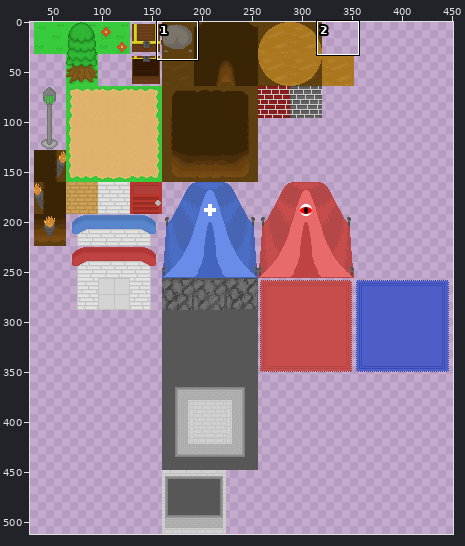
Sprite sheet -- ProjectCrusade/Content/Textures/Tiles.png. Above, an overview of the earlier version with the close-up marked.
Close-up. Before the commit:
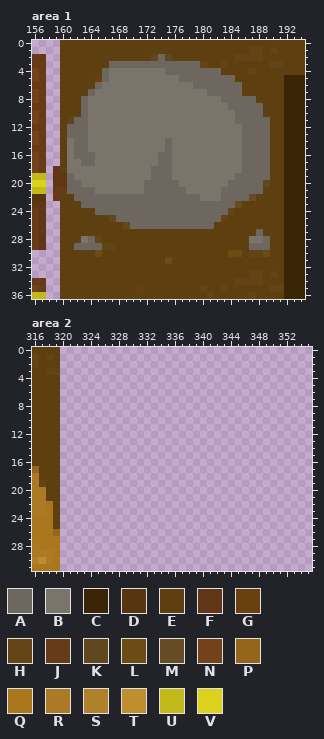
The file is 512x512 pixels. Colours within 5 levels of each other are drawn and written as one. Shown: area 1: x 156..194, y 0..36; area 2: x 316..355, y 0..31. The wide view leaves out empty margins. The commit also changed other parts of the picture, which this record leaves out.
Palette (. is transparent): A #6d675f  B #7b746a  C #392506  D #57360f  E #5e3f10  F #603616  G #6a400e  H #624417  J #683b18  K #61471f  L #6d4b15  M #674b22  N #74421a  P #95661a  Q #aa761e  R #ac7a24  S #b0802b  T #be8e2f  U #c2ba1a  V #dbd21d
Pixels before, area 1, first column x 156:
 0 ....EEEEEEEEEEEEEEEEEEEEEEEEEEEEEEEEEEE
 1 ....EEEEEEEEEEEEEEEEEEEEEEEEEEEHHEHEEEE
 2 JJ..EEEEEEEEEEEEEKAKEEEEEEEEEHHHHEEEEEE
 3 JJ..EEEEEEEAAAAAAAAAAAAAHEEHEEEEEEHHEEE
 4 NJ..EEEEEEABBBBBBBBAAAAAAAAEEEEHEEEEEEE
 5 NJ..EEEEEGABBBBBBBBBBAAAAAAAAEEEEEEECCC
 6 JJ..EEEEEABBBBBBBBBBBBBAAAAAAAEEEEEECCC
 7 NJ..EEEEABBBBBBBBBBBBBBBBAAAAAEEEEEECCC
 8 NJ..EEEABBBBBBBBBBBBBBBBBBBAAAAAEEEECCC
 9 JJ..EEEABBBBBBBBBBBBBBBBBBBBAAAAAEEECCC
10 NJ..EEEABBBBBBBBBBBBBBBBBBBBBAAAAEEECCC
11 NJ..EHAABBBBBBBBBBBBBBBBBBBBBAAAAAEECCC
12 JJ..EAAABBBBBBBBBBBBBBBBBBBBBBAAAAEECCC
13 NJ..EAAABBBBBBBBBBBBBBBBBBBBBBAAAAEECCC
14 NJ..EBAABBBBBBBBBBBABBBBBBBBBBAAAAEECCC
15 JJ..EBAABBBBBBBBBBBABBBBBBBBBBAAAAEECCC
16 NJ..EBAAABBBBBBBBBAABBBBBBBBBBAAAAEECCC
17 NJ..EBBAABBBBBBBBBAABBBBBBBBBBAAAAEECCC
18 NJ.FEBBBBBBBBBBBBAAABBBBBBBBBBAAAAEECCC
19 UU.FFABBBBBBBBBBBAAABBBBBBBBBAAAAAEECCC
20 VV.FFAABBBBBBBBBAAAAABBBBBBBAAAAAKEECCC
21 UU.JEAAAABBBBBBBAAAAAABBBBBAAAAAAEEECCC
22 DD.JEEAAAAAAAAAAAAAAAAAABBBAAAAMEEEECCC
23 FF..EEEAAAAAAAAAAAAAAAAAAAAAAMEEEEEECCC
24 JF..EEEEEAAAAAAAAAAAAAAAAAAAHEEEEEEECCC
25 JF..EEEEEEEKAAAAAAAAAAAAAAAGEEEEEEEECCC
26 JF..EEEEEEEEEKAAAAAAAAAAAAEEEEEEEEEECCC
27 JF..EEEEEEEEEEEEEEEEEEEEEEEEEEEEAEEECCC
28 JF..EEEBAHEEEEEEEEEEEEEEEEEEEEEBBAEECCC
29 JF..EEAAAAHHEEEEEEEEEEEEEEEEEEEAAAEECCC
30 ....EEEEELEEEEEEEEEEEEEEEEEELLEHHLEECCC
31 ....EEEEEEEEEEEEEEELEEEEEEEEEEEEEEEECCC
32 ....EEEEEEEEEEEEEEEEEEEEEEEEEEEEEEEECCC
33 ....EEEEEEEEEEEEEEEEEEEEEEEEEEEHHEHECCC
34 JJ..EEEEEEEEEEEEEEEEEEEEEEEEEHHHHEEECCC
35 NJ..EEEEEEEEEEEGEEEEEEEEHEEHEEEEEEHHCCC
36 UU..EEEEEEEEEEEEEEEEEEEEEHEEEEEHEEEECCC
Pixels before, area 2, first column x 316:
 0 EEEE
 1 HEHE
 2 HEEE
 3 EEHH
 4 EEEE
 5 EEEE
 6 EEEE
 7 EEEE
 8 EEEE
 9 EEEE
10 EEEE
11 EEEE
12 EEEE
13 EEEE
14 EEEE
15 EEEE
16 EEEE
17 PEEE
18 REEE
19 RHEE
20 RREE
21 RREE
22 RRQE
23 RRQE
24 QQQE
25 QQQE
26 QQQP
27 QQQQ
28 RQQQ
29 RRRQ
30 STRQ
31 QQQQ
After:
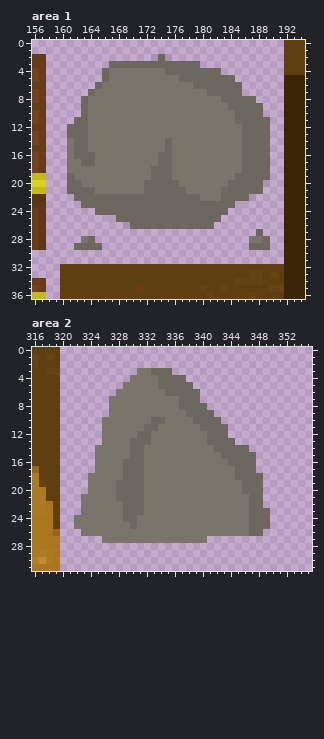
Changes in this commit:
colour K: #61471f -> #6d675f30
Area 1:
y 0: x 160..191 EEEEEEEEEEEEEEEEEEEEEEEEEEEEEEEE -> ................................
y 1: x 160..191 EEEEEEEEEEEEEEEEEEEEEEEEEEEHHEHE -> ................................
y 2: x 160..172 EEEEEEEEEEEEE -> .............; x 176..191 EEEEEEEEEHHHHEEE -> ................
y 3: x 160..166 EEEEEEE -> .......; x 180..191 HEEHEEEEEEHH -> ............
y 4: x 160..165 EEEEEE -> ......; x 183..191 EEEEHEEEE -> .........
y 5: x 160..165 EEEEEG -> ......; x 185..191 EEEEEEE -> .......
y 6: x 160..164 EEEEE -> .....; x 186..191 EEEEEE -> ......
y 7: x 160..163 EEEE -> ....; x 186..191 EEEEEE -> ......
y 8: x 160..162 EEE -> ...; x 188..191 EEEE -> ....
y 9..10: x 160..162 EEE -> ...; x 189..191 EEE -> ...
y 11: x 160..161 EH -> ..; x 190..191 EE -> ..
y 12..17: x 160 E -> .; x 190..191 EE -> ..
y 18: x 159..160 FE -> ..; x 190..191 EE -> ..
y 19..20: x 159..160 FF -> ..; x 190..191 EE -> ..
y 21: x 159..160 JE -> ..; x 189..191 EEE -> ...
y 22: x 159..161 JEE -> ...; x 187..191 MEEEE -> K....
y 23: x 160..162 EEE -> ...; x 185..191 MEEEEEE -> K......
y 24: x 160..164 EEEEE -> .....; x 184..191 HEEEEEEE -> ........
y 25: x 160..166 EEEEEEE -> .......; x 183..191 GEEEEEEEE -> .........
y 26: x 160..168 EEEEEEEEE -> .........; x 182..191 EEEEEEEEEE -> ..........
y 27: x 160..187 EEEEEEEEEEEEEEEEEEEEEEEEEEEE -> ............................; x 189..191 EEE -> ...
y 28: x 160..162 EEE -> ...; x 165..186 HEEEEEEEEEEEEEEEEEEEEE -> ......................; x 190..191 EE -> ..
y 29: x 160..161 EE -> ..; x 166..186 HHEEEEEEEEEEEEEEEEEEE -> .....................; x 190..191 EE -> ..
y 30: x 160..191 EEEEELEEEEEEEEEEEEEEEEEELLEHHLEE -> ................................
y 31: x 160..191 EEEEEEEEEEEEEEELEEEEEEEEEEEEEEEE -> ................................
Area 2:
y 3: x 331..335 ..... -> BBAAA
y 4: x 330..337 ........ -> BBBBAAAA
y 5: x 329..338 .......... -> BBBBBAAAAA
y 6: x 328..339 ............ -> BBBBBBBAAAAA
y 7: x 327..339 ............. -> BBBBBBBBBBAAA
y 8: x 327..340 .............. -> BBBBBBBBBBAAAA
y 9: x 327..341 ............... -> BBBBBBBBBBBAAAA
y 10: x 326..342 ................. -> BBBBBBBAABBBBAAAA
y 11: x 326..343 .................. -> BBBBBBAABBBBBBAAAA
y 12: x 326..343 .................. -> BBBBBAABBBBBBBBAAA
y 13: x 326..344 ................... -> BBBBAAABBBBBBBBAAAA
y 14: x 325..346 ...................... -> BBBBBAABBBBBBBBBBAAAAA
y 15: x 325..347 ....................... -> BBBBBAABBBBBBBBBBBAAAAA
y 16: x 325..347 ....................... -> BBBBAAABBBBBBBBBBBBAAAA
y 17: x 325..347 ....................... -> BBBBAAABBBBBBBBBBBBBAAA
y 18: x 324..348 ......................... -> BBBBBAAABBBBBBBBBBBBBAAAA
y 19..20: x 324..348 ......................... -> BBBBAAAABBBBBBBBBBBBBBAAA
y 21: x 323..348 .......................... -> BBBBBAAAABBBBBBBBBBBBBBBAA
y 22: x 323..348 .......................... -> BBBBBBAAABBBBBBBBBBBBBBBAA
y 23: x 323..349 ........................... -> BBBBBBAAABBBBBBBBBBBBBBBAAA
y 24: x 322..349 ............................ -> BBBBBBBAABBBBBBBBBBBBBBBBAAA
y 25: x 322..349 ............................ -> BBBBBBBBABBBBBBBBBBBBBBBBAAA
y 26: x 323..348 .......................... -> BBBBBBBBBBBBBBBBBBBBBBBBAA
y 27: x 326..340 ............... -> BBBBBBBBBBBBBBB
Boxes around the changes in both close-ups, in picture pixels (x1, y1, x2, y2):
changed: (53, 40, 284, 264)
added: (74, 368, 270, 543)
